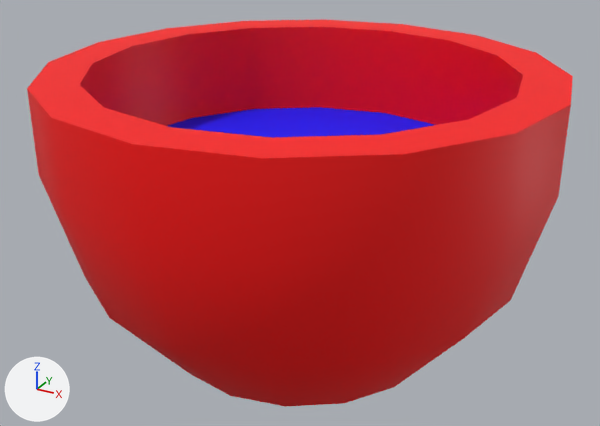
The FBX model Artistkram/Adi/Level 2/Nudeln/nudeln_low.fbx, before and after one commit.
Rendered twice from a 50 mm lens placed at (0.374, -0.684, 0.477), pointed at (-0.001, -0.003, 0.136). Every picture has the same lights, and +X, +Y and +Z are marked at lower left. Where no turn or scale is listed for an object, it has been applied to the vertices.

In view in the first picture: 'pPipe2'.
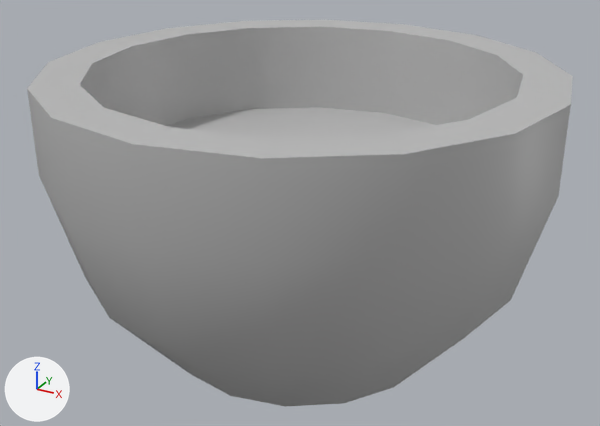
The newer file is also rescaled (x0.01) as a whole; pictures and numbers use the older file's frame.

What differs and where, as boxes (x1, y1, x2, y2) in the pictures (600 x 426 px):
part 1 of me_mesh, recoloured (red to grey): (27, 20, 573, 407) in both
part 2 of me_mesh, recoloured (blue to grey): (168, 107, 435, 137) in both

Edits to the bpy script that builds the scene:
```text
Add mat_lambert1:
    mat_lambert1 = principled_material('lambert1')
    mat_lambert1.base_color = (0.5, 0.5, 0.5)  # grey #bcbcbc
Change me_mesh:
    where me_mesh.from_pydata(...)  # 104 vertices, 102 faces; spans x -0.25..0.25, y -0.25..0.25, z 0.0..0.284
    used by ob_ppipe2; location = (0.0, 0.0, 0.0)
    me_mesh part 1: all 96 faces that had it switch from mat_schale (red #ff0000) to mat_lambert1 (grey #bcbcbc)
    me_mesh part 2: all 6 faces that had it switch from mat_reis (blue #0000ff) to mat_lambert1 (grey #bcbcbc)
```
